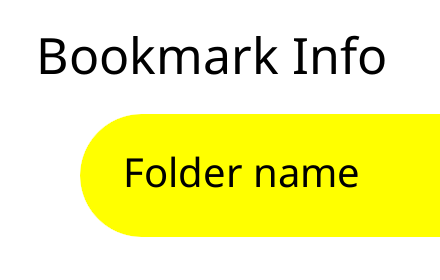
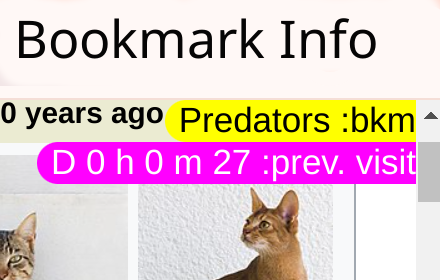
Two versions of the same layered image (440px x 280px). Layer-by-layer changes:
removed layer "Folder name" over [126, 156, 358, 188]
painted on "Bookmark Info" over [19, 18, 385, 75]
renamed "Background" to "Screenshot from 2024-05-28 16-43-19.png", painted on it over [0, 0, 440, 280]
